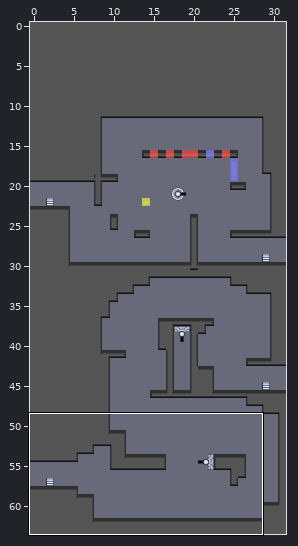
An edit to a level. LDtk project, assets/world.ldtk. The picture above shows the old version from afar; the outline marks the close-up.
Close-up. Old version:
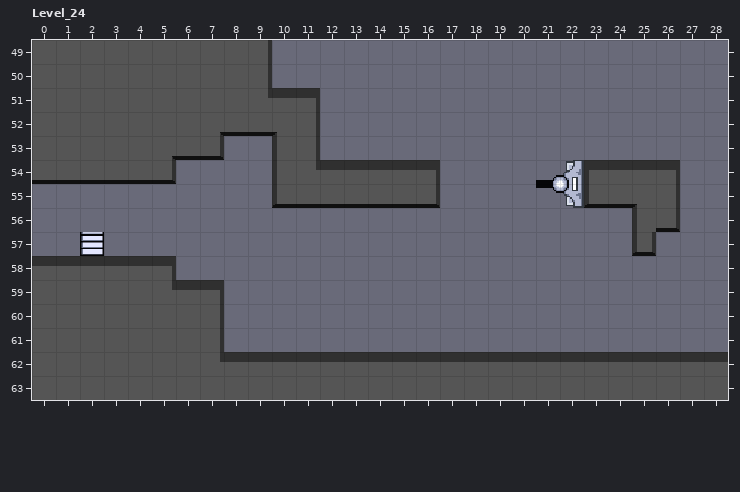
Cells are 16x16 px. Shown: Level_24 x 0..28, y 49..63. The commit also changed other parts of the map, which this record leaves out.
The same view after the edit:
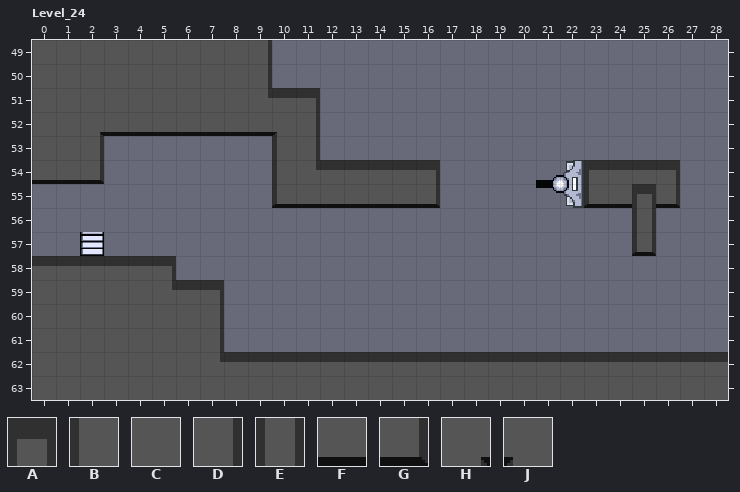
Key: from "FineTerrain": A 13, B 20, C 21, D 22, E 23, F 31, G 32, H 43, J 44.
_ is an empty cell.
Diff:
{"where": "layer \"Terrain_fine\""}
{"y":52,"x":2,"old":"CCCCCH","new":"HFFFFF"}
{"y":53,"x":2,"old":"CCCHFG","new":"D_____"}
{"y":54,"x":2,"old":"FFFG","new":"G___"}
{"y":55,"x":25,"old":"JD","new":"AG"}
{"y":56,"x":25,"old":"BG","new":"E_"}
{"label":"changed","picture_box":[100,132,224,184]}
{"label":"changed","picture_box":[632,184,680,232]}
